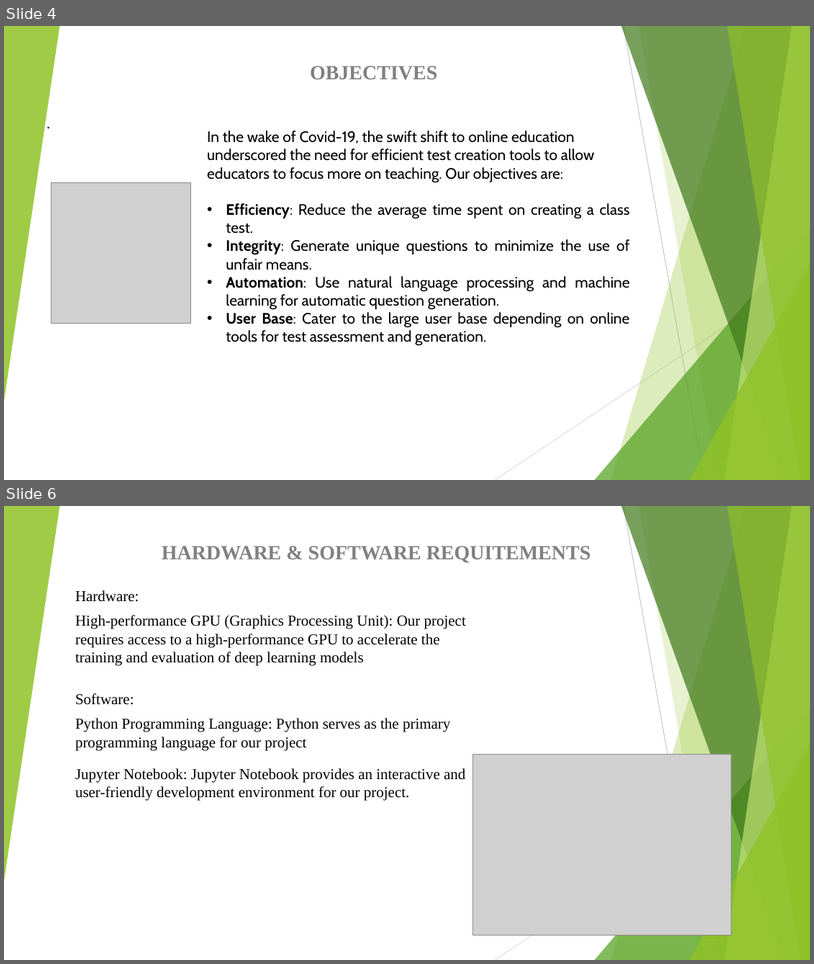
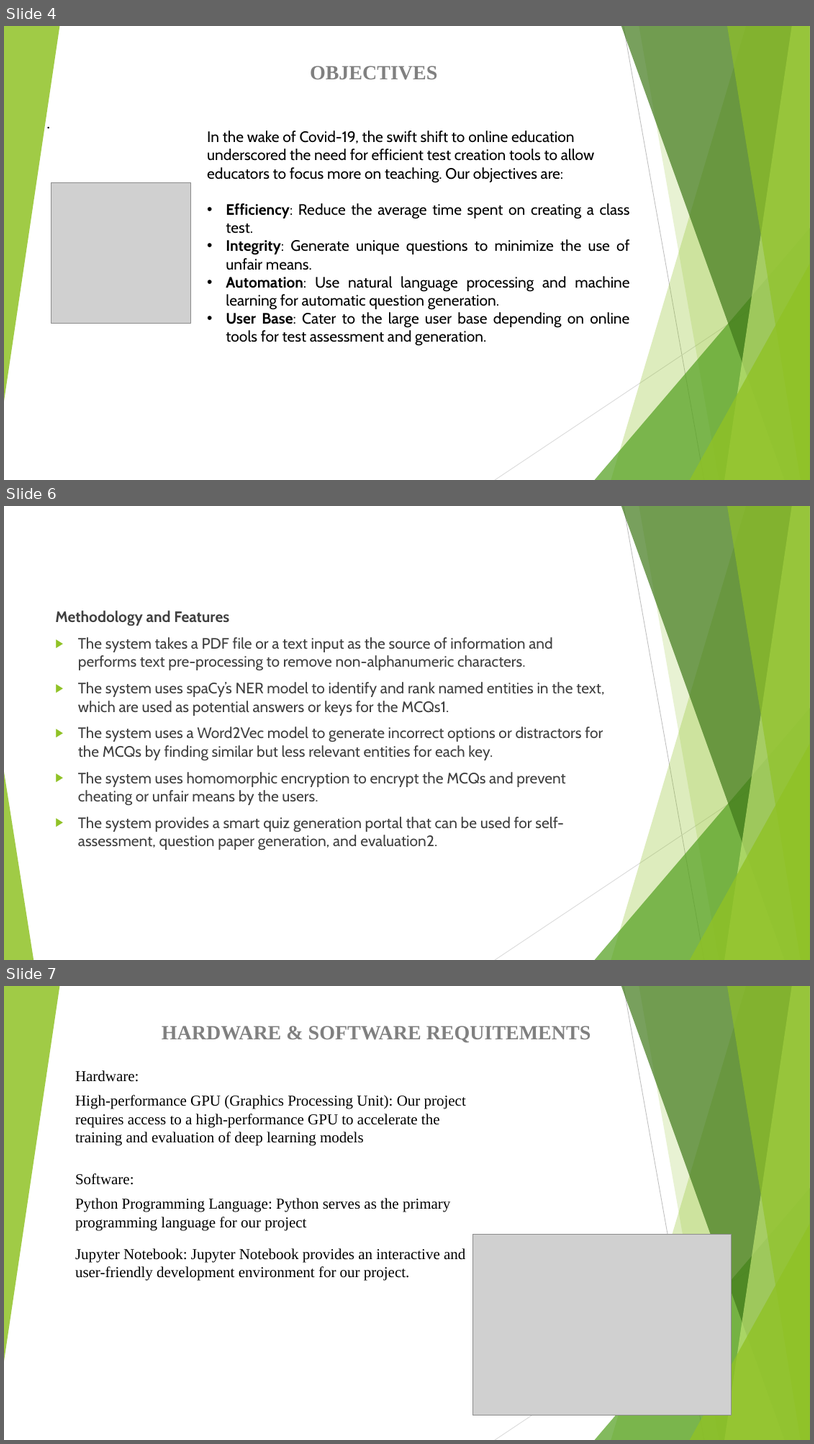
Before and after one commit to GauravShukla07/Knowbot, a slide deck: Major Project PPT 1.0.pptx. Shown one above the other, each under a label of ours: slides 4 and 6 before the commit, slides 4, 6 and 7 after it; the slides between them are not shown. The pictures are 814x964 and 814x1444 pixels, drawn with LibreOffice and Linux fonts; fonts in the diff are those of the drawing; grey boxes stand for pictures. Boxes give left, top, right and bottom in pixels: in the first picture for what was removed or moved away, otherwise in the second. Text is boxed around its words. In the diff, an @@ line names an element or a change of style, - is before the commit and + after.

```diff
--- a/Major Project PPT 1.0.pptx
+++ b/Major Project PPT 1.0.pptx
@@ slide 6 added at box(4, 506, 810, 960), background #FFFFFF; not listed: 9 template elements that a slide beside it also shows @@
@@ text added at box(55, 610, 604, 849), 18 pt, text #404040 @@
+Methodology and Features
+▶ The system takes a PDF file or a text input as the source of information and performs text pre-processing to remove non-alphanumeric characters.
+▶ The system uses spaCy’s NER model to identify and rank named entities in the text, which are used as potential answers or keys for the MCQs1.
+▶ The system uses a Word2Vec model to generate incorrect options or distractors for the MCQs by finding similar but less relevant entities for each key.
+▶ The system uses homomorphic encryption to encrypt the MCQs and prevent cheating or unfair means by the users.
+▶ The system provides a smart quiz generation portal that can be used for self-assessment, question paper generation, and evaluation2.
@@ triangle added at box(4, 772, 34, 960), fill #90C226 at 85% opacity @@
@@ what was slide 6 is now slide 7 @@
```
Also in this commit, not shown: 1 slide changed, 1 other file.
